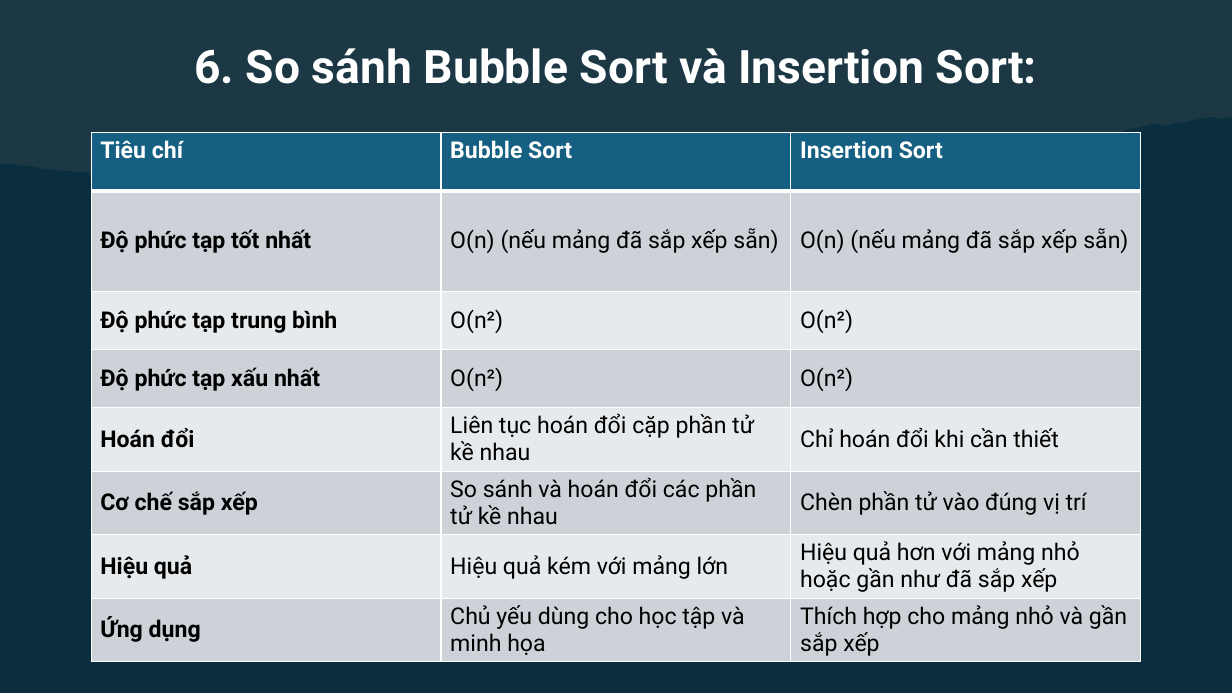
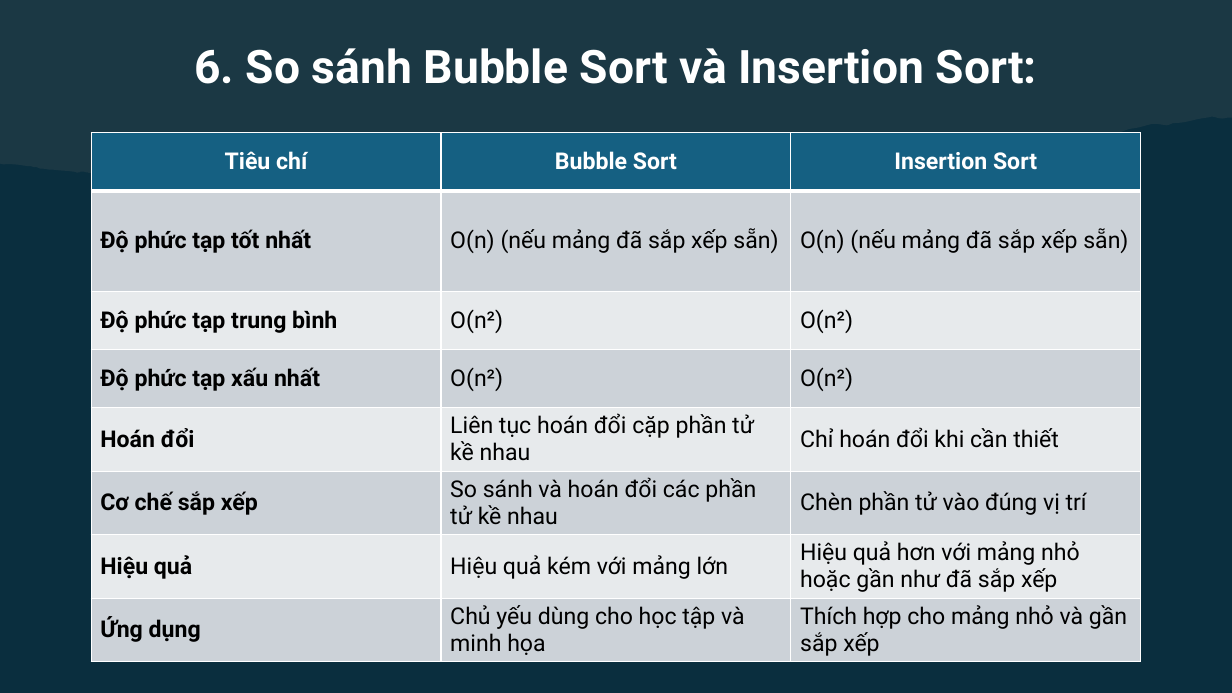
Before and after one commit to ngotuanviet/BTLDSA, a slide deck: slide 144 of ThuyetTrinh/SlideThuyetTrinh.pptx (slide 143 before the commit). Drawn at 1232x693 pixels with LibreOffice and Linux fonts; fonts in the diff are those of the drawing. Boxes give left, top, right and bottom in pixels: in the first picture for what was removed or moved away, otherwise in the second. Text is boxed around its words. In the diff, an @@ line names an element or a change of style, - is before the commit and + after.

```diff
--- a/ThuyetTrinh/SlideThuyetTrinh.pptx
+++ b/ThuyetTrinh/SlideThuyetTrinh.pptx
@@ table at [91,132,1142,666] @@
@@ alignment left to centre @@
```
Also in this commit, not shown: 1 other slide changed, 1 slide added.
